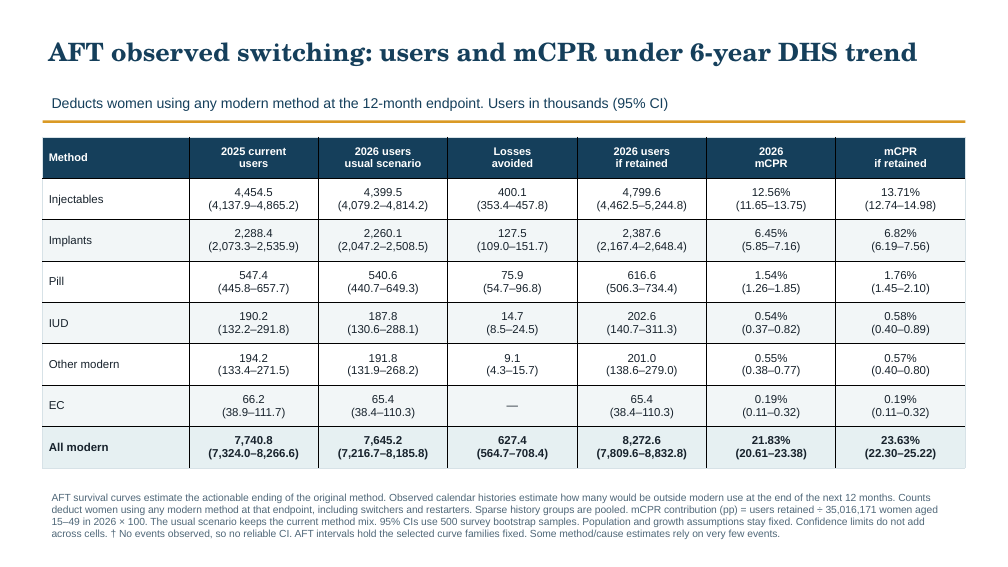
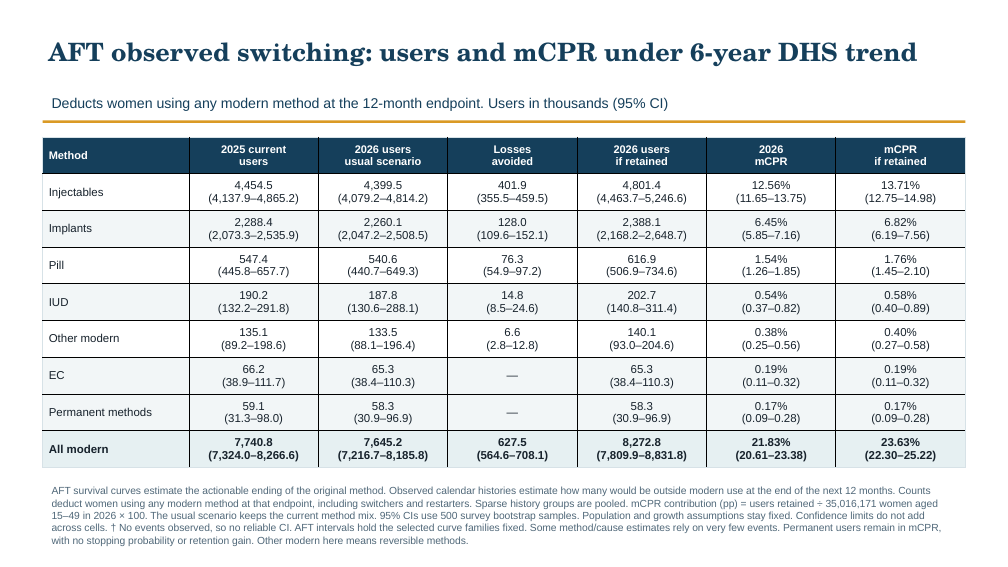
Before and after one commit to graciasierra6/Discontinuation-analyses, a slide deck: slide 84 of Ethiopia_analysis/ethiopia_presentation.pptx. Drawn at 1008x567 pixels with LibreOffice and Linux fonts; fonts in the diff are those of the drawing. Boxes give left, top, right and bottom in pixels: in the first picture for what was removed or moved away, otherwise in the second. Text is boxed around its words. In the diff, an @@ line names an element or a change of style, - is before the commit and + after.

Commit message:
Correct permanent-method planning and refresh validated reports

```diff
--- a/Ethiopia_analysis/ethiopia_presentation.pptx
+++ b/Ethiopia_analysis/ethiopia_presentation.pptx
@@ table at (x1=42, y1=137, x2=965, y2=468) @@
-row 2: Injectables | 4,454.5 / (4,137.9–4,865.2) | 4,399.5 / (4,079.2–4,814.2) | 400.1 / (353.4–457.8) | 4,799.6 / (4,462.5–5,244.8) | 12.56% / (11.65–13.75) | 13.71% / (12.74–14.98)
-row 3: Implants | 2,288.4 / (2,073.3–2,535.9) | 2,260.1 / (2,047.2–2,508.5) | 127.5 / (109.0–151.7) | 2,387.6 / (2,167.4–2,648.4) | 6.45% / (5.85–7.16) | 6.82% / (6.19–7.56)
-row 4: Pill | 547.4 / (445.8–657.7) | 540.6 / (440.7–649.3) | 75.9 / (54.7–96.8) | 616.6 / (506.3–734.4) | 1.54% / (1.26–1.85) | 1.76% / (1.45–2.10)
-row 5: IUD | 190.2 / (132.2–291.8) | 187.8 / (130.6–288.1) | 14.7 / (8.5–24.5) | 202.6 / (140.7–311.3) | 0.54% / (0.37–0.82) | 0.58% / (0.40–0.89)
-row 6: Other modern | 194.2 / (133.4–271.5) | 191.8 / (131.9–268.2) | 9.1 / (4.3–15.7) | 201.0 / (138.6–279.0) | 0.55% / (0.38–0.77) | 0.57% / (0.40–0.80)
-row 7: EC | 66.2 / (38.9–111.7) | 65.4 / (38.4–110.3) | — | 65.4 / (38.4–110.3) | 0.19% / (0.11–0.32) | 0.19% / (0.11–0.32)
-row 8: All modern | 7,740.8 / (7,324.0–8,266.6) | 7,645.2 / (7,216.7–8,185.8) | 627.4 / (564.7–708.4) | 8,272.6 / (7,809.6–8,832.8) | 21.83% / (20.61–23.38) | 23.63% / (22.30–25.22)
+row 2: Injectables | 4,454.5 / (4,137.9–4,865.2) | 4,399.5 / (4,079.2–4,814.2) | 401.9 / (355.5–459.5) | 4,801.4 / (4,463.7–5,246.6) | 12.56% / (11.65–13.75) | 13.71% / (12.75–14.98)
+row 3: Implants | 2,288.4 / (2,073.3–2,535.9) | 2,260.1 / (2,047.2–2,508.5) | 128.0 / (109.6–152.1) | 2,388.1 / (2,168.2–2,648.7) | 6.45% / (5.85–7.16) | 6.82% / (6.19–7.56)
+row 4: Pill | 547.4 / (445.8–657.7) | 540.6 / (440.7–649.3) | 76.3 / (54.9–97.2) | 616.9 / (506.9–734.6) | 1.54% / (1.26–1.85) | 1.76% / (1.45–2.10)
+row 5: IUD | 190.2 / (132.2–291.8) | 187.8 / (130.6–288.1) | 14.8 / (8.5–24.6) | 202.7 / (140.8–311.4) | 0.54% / (0.37–0.82) | 0.58% / (0.40–0.89)
+row 6: Other modern | 135.1 / (89.2–198.6) | 133.5 / (88.1–196.4) | 6.6 / (2.8–12.8) | 140.1 / (93.0–204.6) | 0.38% / (0.25–0.56) | 0.40% / (0.27–0.58)
+row 7: EC | 66.2 / (38.9–111.7) | 65.3 / (38.4–110.3) | — | 65.3 / (38.4–110.3) | 0.19% / (0.11–0.32) | 0.19% / (0.11–0.32)
+row 8: Permanent methods | 59.1 / (31.3–98.0) | 58.3 / (30.9–96.9) | — | 58.3 / (30.9–96.9) | 0.17% / (0.09–0.28) | 0.17% / (0.09–0.28)
+row 9: All modern | 7,740.8 / (7,324.0–8,266.6) | 7,645.2 / (7,216.7–8,185.8) | 627.5 / (564.6–708.1) | 8,272.8 / (7,809.9–8,831.8) | 21.83% / (20.61–23.38) | 23.63% / (22.30–25.22)
@@ text at (x1=52, y1=487, x2=942, y2=546): text changed @@
-AFT survival curves estimate the actionable ending of the original method. Observed calendar histories estimate how many would be outside modern use at the end of the next 12 months. Counts deduct women using any modern method at that endpoint, including switchers and restarters. Sparse history groups are pooled. mCPR contribution (pp) = users retained ÷ 35,016,171 women aged 15–49 in 2026 × 100. The usual scenario keeps the current method mix. 95% CIs use 500 survey bootstrap samples. Population and growth assumptions stay fixed. Confidence limits do not add across cells. † No events observed, so no reliable CI. AFT intervals hold the selected curve families fixed. Some method/cause estimates rely on very few events.
+AFT survival curves estimate the actionable ending of the original method. Observed calendar histories estimate how many would be outside modern use at the end of the next 12 months. Counts deduct women using any modern method at that endpoint, including switchers and restarters. Sparse history groups are pooled. mCPR contribution (pp) = users retained ÷ 35,016,171 women aged 15–49 in 2026 × 100. The usual scenario keeps the current method mix. 95% CIs use 500 survey bootstrap samples. Population and growth assumptions stay fixed. Confidence limits do not add across cells. † No events observed, so no reliable CI. AFT intervals hold the selected curve families fixed. Some method/cause estimates rely on very few events. Permanent users remain in mCPR, with no stopping probability or retention gain. Other modern here means reversible methods.
```
Also in this commit, not shown: 59 other slides changed, 19 other files.
